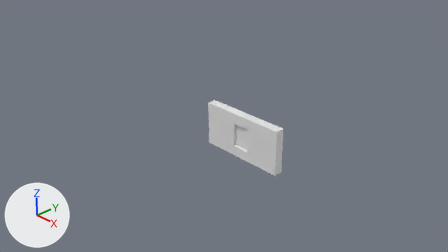
What one commit did to the Blender file Church/wall_small_window_2x1x0.2.blend.
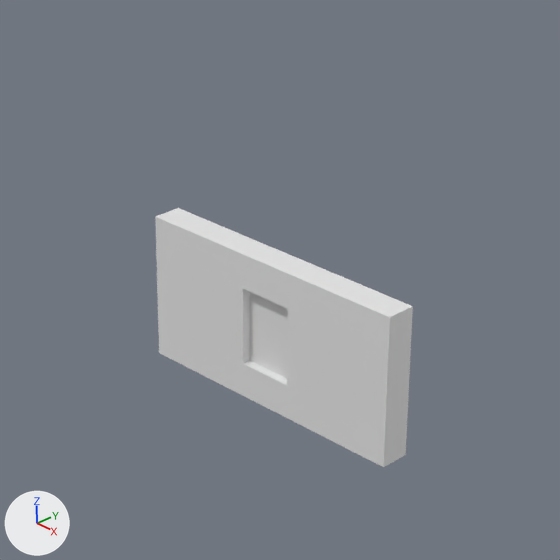
Each version appears first from the file's camera 'Camera', and next in a close-up on the part from 36% to 73% of the width and 16% to 81% of the height. Every picture has the same lights, and +X, +Y and +Z are marked at lower left.

In view in the first close-up: 'Wall small window 2x1x0.2'.
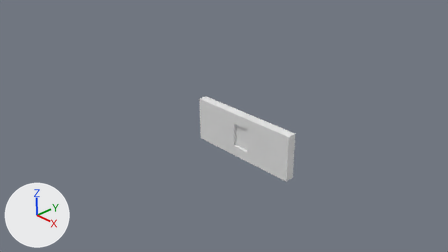
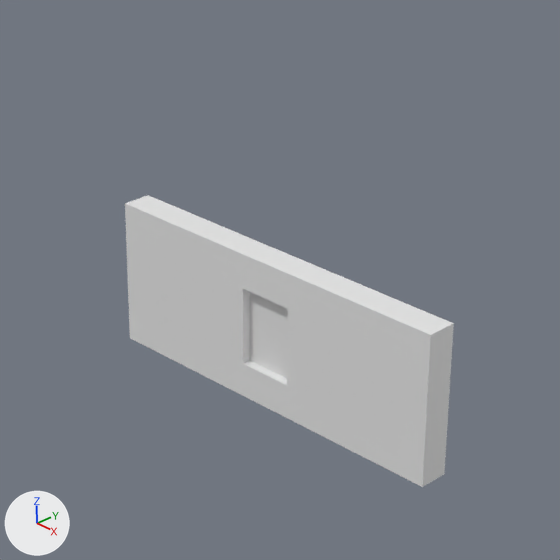
Changed parts and their boxes [x1, y1, x2, y2] in the close-ups (560 x 560 px; the box of a moved part takes in the faces that stretch with it):
'Wall small window 2x1x0.2', reshaped (27% wider, 13% taller): before [155, 208, 413, 467]; after [125, 195, 454, 487]
part 1 of me_wall_small_window_2x1x0_2, moved or reshaped: before [155, 208, 266, 396]; after [125, 195, 266, 396]
part 2 of me_wall_small_window_2x1x0_2, moved or reshaped: before [286, 264, 413, 467]; after [286, 264, 454, 487]

The change, as a diff of the scene's bpy script:
```diff
--- a/Church/wall_small_window_2x1x0.2.blend.py
+++ b/Church/wall_small_window_2x1x0.2.blend.py
@@ me_wall_small_window_2x1x0_2 @@
 me_wall_small_window_2x1x0_2.from_pydata(...)  # 40 vertices, 38 faces; spans x 0.0..2.0, y 0.0..1.0, z -0.2..0.0
 # used by ob_wall_small_window_2x1x0_2; location = (0.0, 0.0, 0.0); rotation_euler = (1.571, 0.0, 0.0), in degrees (90, 0, 0)
 # before: 0 (0.0, 0.0, 0.0) at pixel (159, 353), 3 (0.0, 1.0, 0.0) at pixel (155, 216), 4 (0.0, 0.0, -0.2), 7 (0.0, 1.0, -0.2) at pixel (178, 207), 18 (0.0, 0.77, 0.0) at pixel (156, 249)
 # before: 19 (0.0, 0.23, 0.0) at pixel (158, 321), 22 (0.0, 0.77, -0.2), 23 (0.0, 0.23, -0.2)
 # before: 1 (2.0, 0.0, 0.0) at pixel (383, 467), 2 (2.0, 1.0, 0.0) at pixel (389, 317), 5 (2.0, 0.0, -0.2) at pixel (405, 454), 6 (2.0, 1.0, -0.2) at pixel (412, 306), 16 (2.0, 0.23, 0.0) at pixel (385, 433)
 # before: 17 (2.0, 0.77, 0.0) at pixel (388, 353), 20 (2.0, 0.23, -0.2) at pixel (407, 421), 21 (2.0, 0.77, -0.2) at pixel (411, 342)
+# me_wall_small_window_2x1x0_2 part 1
+for i in [0, 3, 4, 7, 18, 19, 22, 23]: me_wall_small_window_2x1x0_2.vertices[i].co += Vector((-0.3, 0.0, 0.0))
+# me_wall_small_window_2x1x0_2 part 2
+for i in [1, 2, 5, 6, 16, 17, 20, 21]: me_wall_small_window_2x1x0_2.vertices[i].co += Vector((0.3, 0.0, 0.0))
```
